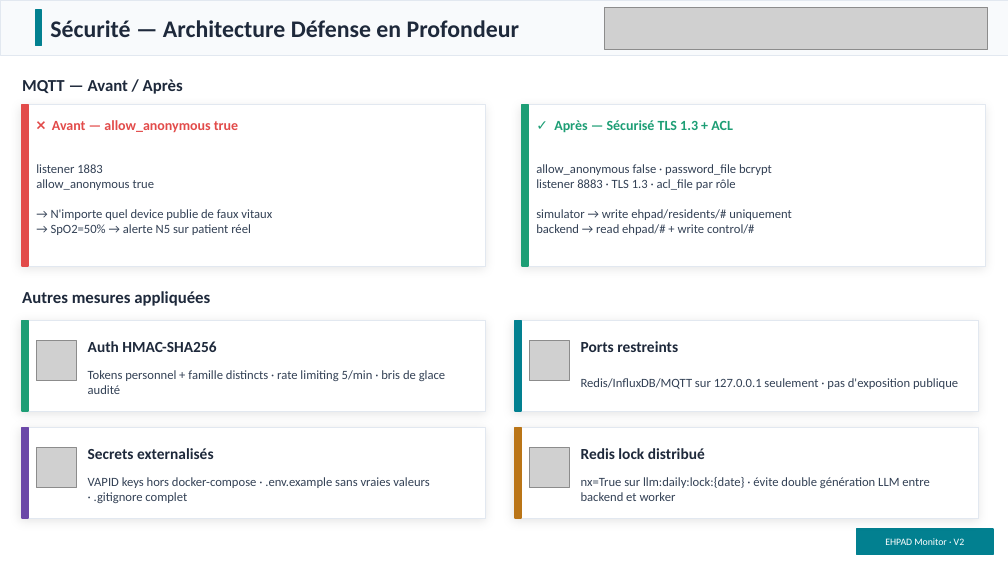
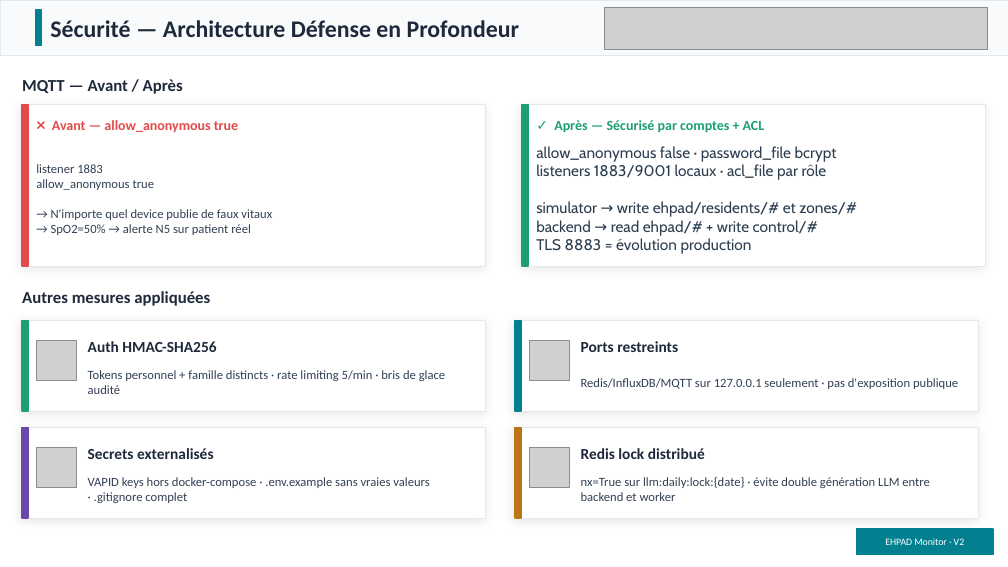
Before and after one commit to Faucourt/epitech_mba2_ehpadMonitor, a slide deck: slide 8 of EHPAD_Monitor.pptx. Drawn at 1008x567 pixels with LibreOffice and Linux fonts; fonts in the diff are those of the drawing; grey boxes stand for pictures. Boxes give left, top, right and bottom in pixels: in the first picture for what was removed or moved away, otherwise in the second. Text is boxed around its words. In the diff, an @@ line names an element or a change of style, - is before the commit and + after.

Commit message:
Met a jour presentation EHPAD Monitor

```diff
--- a/EHPAD_Monitor.pptx
+++ b/EHPAD_Monitor.pptx
@@ text at (536, 146, 837, 236): size 9 to 11 pt, font Calibri to Cabin, text colour #334155 to #2C3E50 in "allow_anonymous false · password_file bcrypt", "backend → read ehpad/# + write control/#" @@
@@ text at (554, 120, 765, 133): text changed @@
-✓ Après — Sécurisé TLS 1.3 + ACL
+✓ Après — Sécurisé par comptes + ACL
@@ text at (536, 164, 857, 217): text changed; size 9 to 11 pt; font Calibri to Cabin; text colour #334155 to #2C3E50 @@
-listener 8883 · TLS 1.3 · acl_file par rôle
-simulator → write ehpad/residents/# uniquement
+listeners 1883/9001 locaux · acl_file par rôle
+simulator → write ehpad/residents/# et zones/#
@@ text at (536, 238, 752, 254): paragraph added @@
+TLS 8883 = évolution production
```
Also in this commit, not shown: 11 other slides changed, 1 slide added, 1 slide removed.
